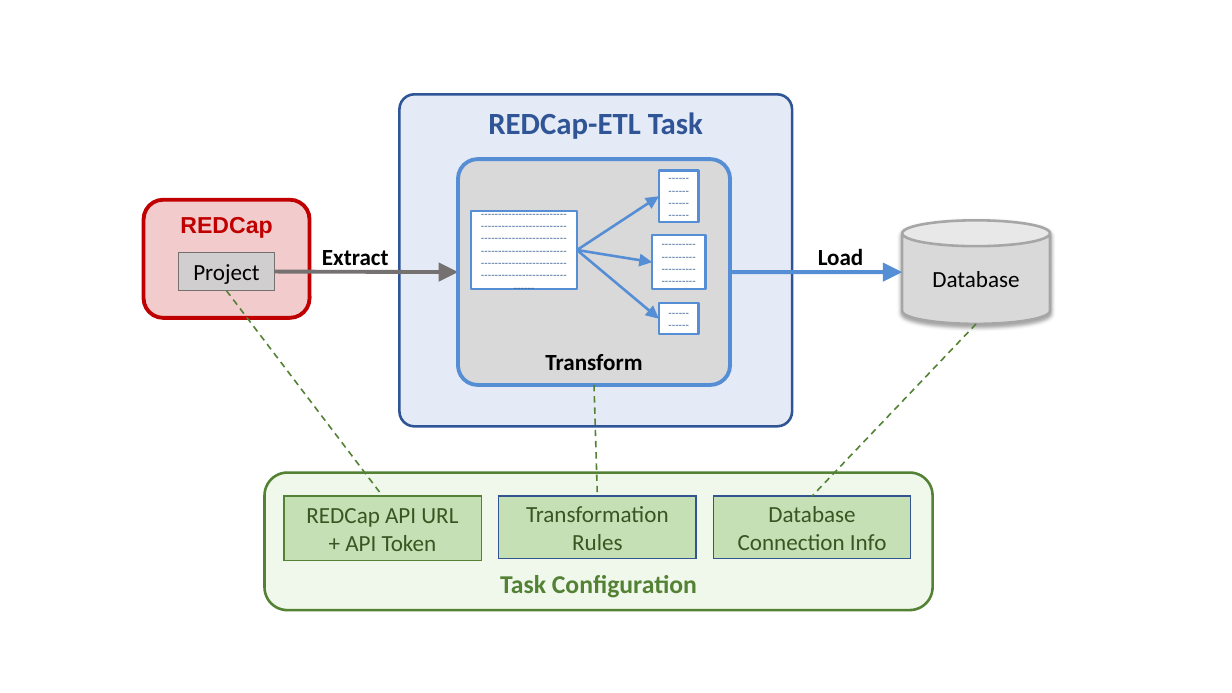
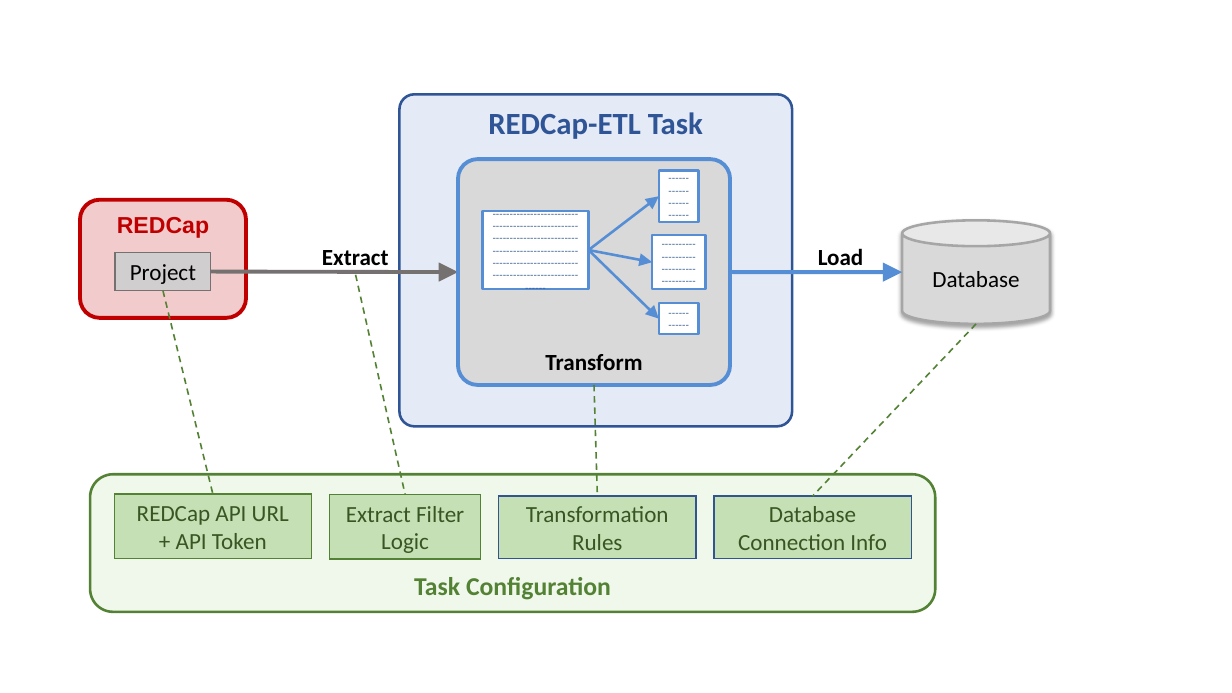
Before and after one commit to IUREDCap/redcap-etl, a slide deck: slide 1 of docs/REDCap-ETL-Configuration-Guide-Diagrams.pptx. Drawn at 1232x693 pixels with LibreOffice and Linux fonts; fonts in the diff are those of the drawing. Boxes give left, top, right and bottom in pixels: in the first picture for what was removed or moved away, otherwise in the second. Text is boxed around its words. In the diff, an @@ line names an element or a change of style, - is before the commit and + after.

```diff
--- a/docs/REDCap-ETL-Configuration-Guide-Diagrams.pptx
+++ b/docs/REDCap-ETL-Configuration-Guide-Diagrams.pptx
@@ rounded rectangle "REDCap": place and size @@
-rounded rectangle "REDCap" at bbox=[143, 200, 310, 318]
+rounded rectangle "REDCap" at bbox=[80, 200, 247, 318]
@@ arrow moved from (577, 250) - (659, 196) to (589, 250) - (659, 196) @@
@@ rectangle "------------------------------------------------------------ ...": place and size @@
-rectangle "------------------------------------------------------------ ..." at bbox=[471, 212, 578, 289]
+rectangle "------------------------------------------------------------ ..." at bbox=[482, 212, 589, 289]
@@ rectangle "Project": place and size @@
-rectangle "Project" at bbox=[178, 252, 274, 290]
+rectangle "Project" at bbox=[116, 252, 211, 290]
@@ arrow moved from (577, 250) - (659, 319) to (589, 250) - (659, 319) @@
@@ arrow moved from (577, 250) - (653, 262) to (589, 250) - (653, 262) @@
@@ line moved from (226, 291) - (383, 496) to (163, 291) - (213, 494) @@
@@ arrow moved from (274, 272) - (458, 272) to (211, 272) - (458, 272) @@
@@ line added from (356, 274) to (405, 494), #548235 1.25 pt dashed @@
@@ rounded rectangle "Task Configuration": place and size @@
-rounded rectangle "Task Configuration" at bbox=[264, 472, 933, 610]
+rounded rectangle "Task Configuration" at bbox=[90, 474, 935, 612]
@@ rectangle "REDCap API URL": place and size @@
-rectangle "REDCap API URL" at bbox=[284, 496, 482, 561]
+rectangle "REDCap API URL" at bbox=[115, 494, 312, 559]
@@ rectangle added at bbox=[330, 494, 482, 559], fill #C5E0B4, outline #548235 1 pt, 18 pt, text #385723 @@
+Extract Filter Logic
```
Also in this commit, not shown: 1 other file.
